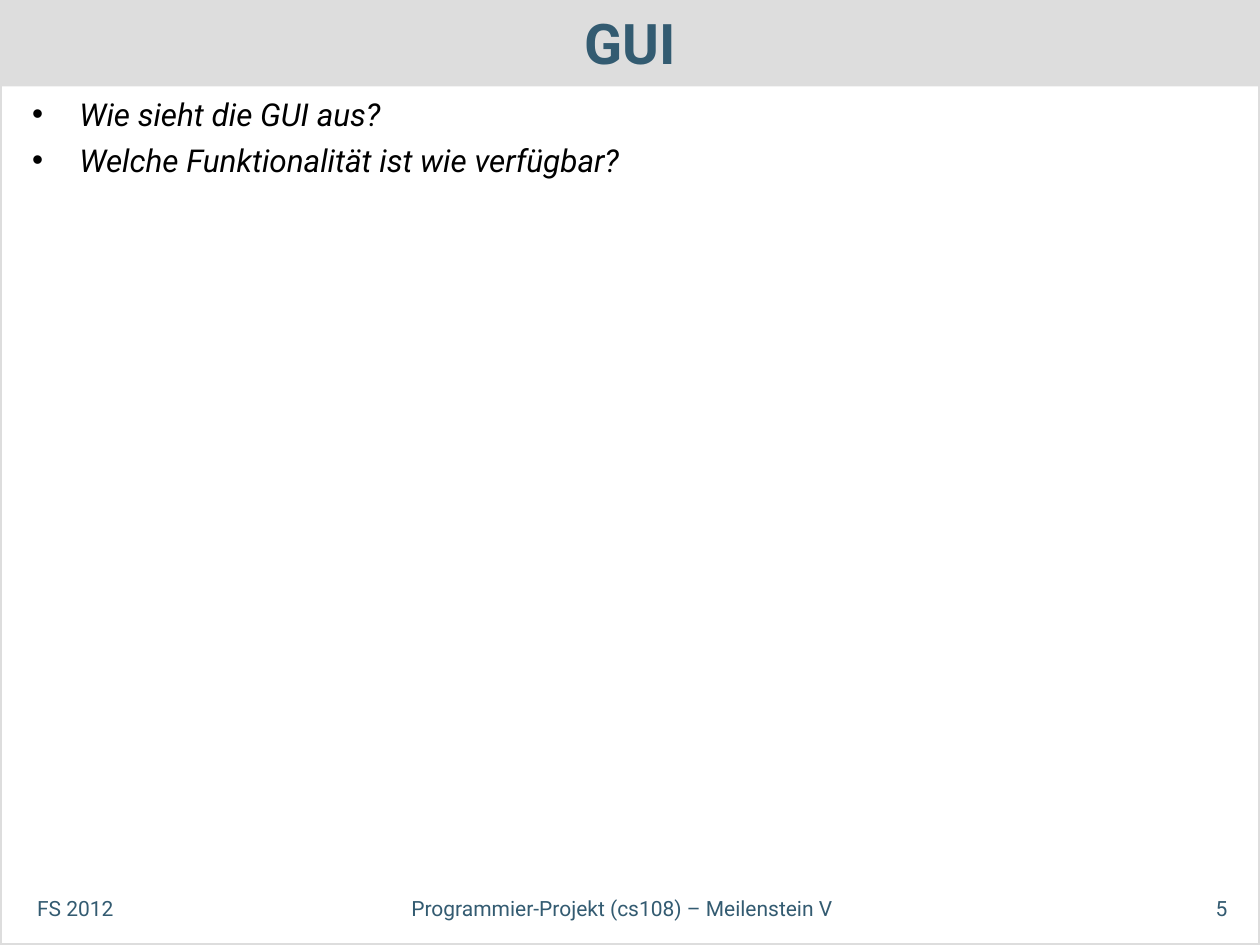
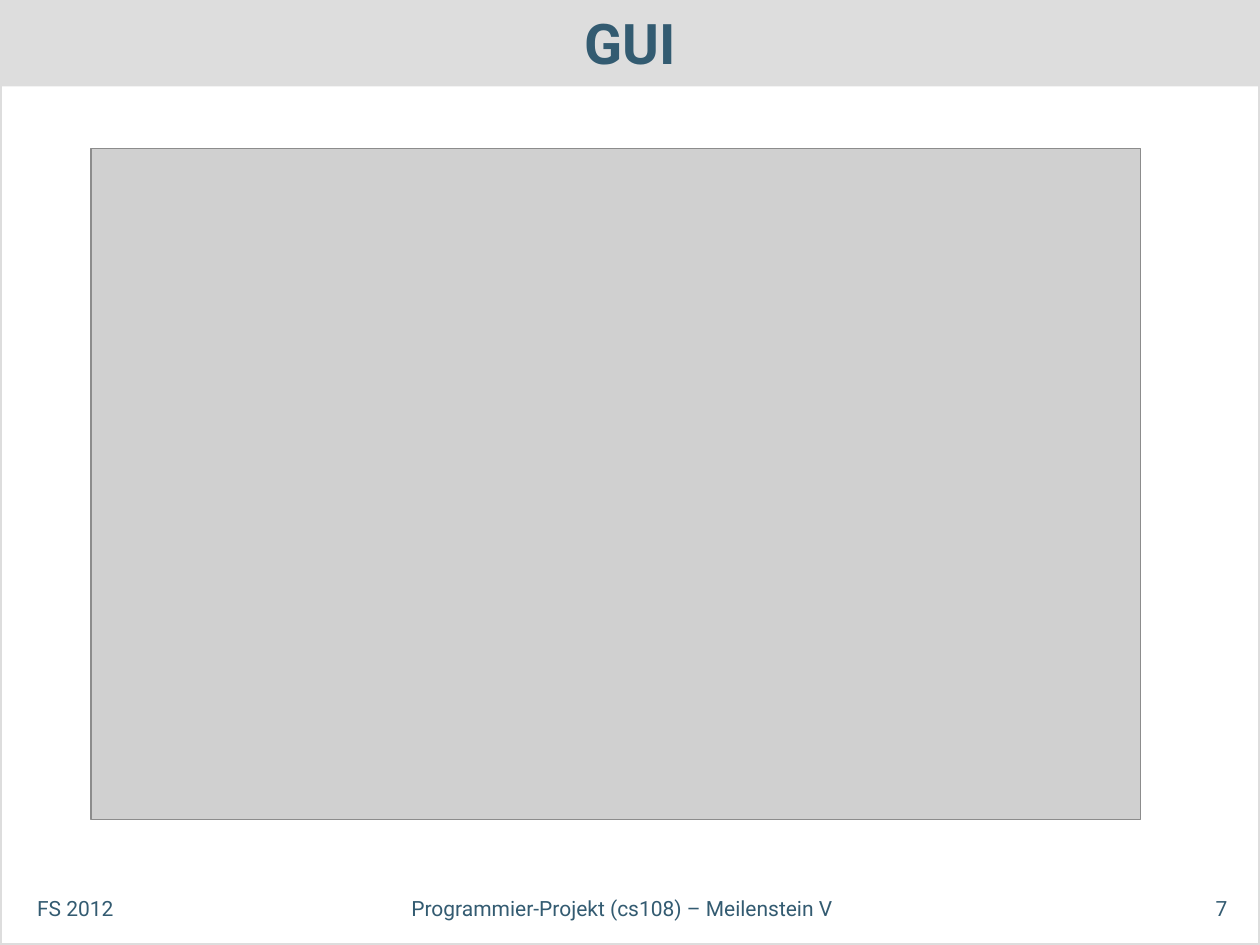
Before and after one commit to dihydrogenmonoxide/CS108, a slide deck: slide 7 of presentations/milestone_5/SwissDefcon_MS5.odp (slide 5 before the commit). Drawn at 1260x945 pixels with LibreOffice and Linux fonts; fonts in the diff are those of the drawing; grey boxes stand for pictures. Boxes give left, top, right and bottom in pixels: in the first picture for what was removed or moved away, otherwise in the second. Text is boxed around its words. In the diff, an @@ line names an element or a change of style, - is before the commit and + after.

```diff
--- a/presentations/milestone_5/SwissDefcon_MS5.odp
+++ b/presentations/milestone_5/SwissDefcon_MS5.odp
@@ text removed at <box>79,102,619,179</box> @@
-• Wie sieht die GUI aus?
-• Welche Funktionalität ist wie verfügbar?
@@ picture added at <box>91,149,1140,819</box> @@
@@ page number at <box>1216,901,1228,916</box>: text changed @@
-5
+7
```
Also in this commit, not shown: 6 other slides changed, 3 slides added, 1 other file.
